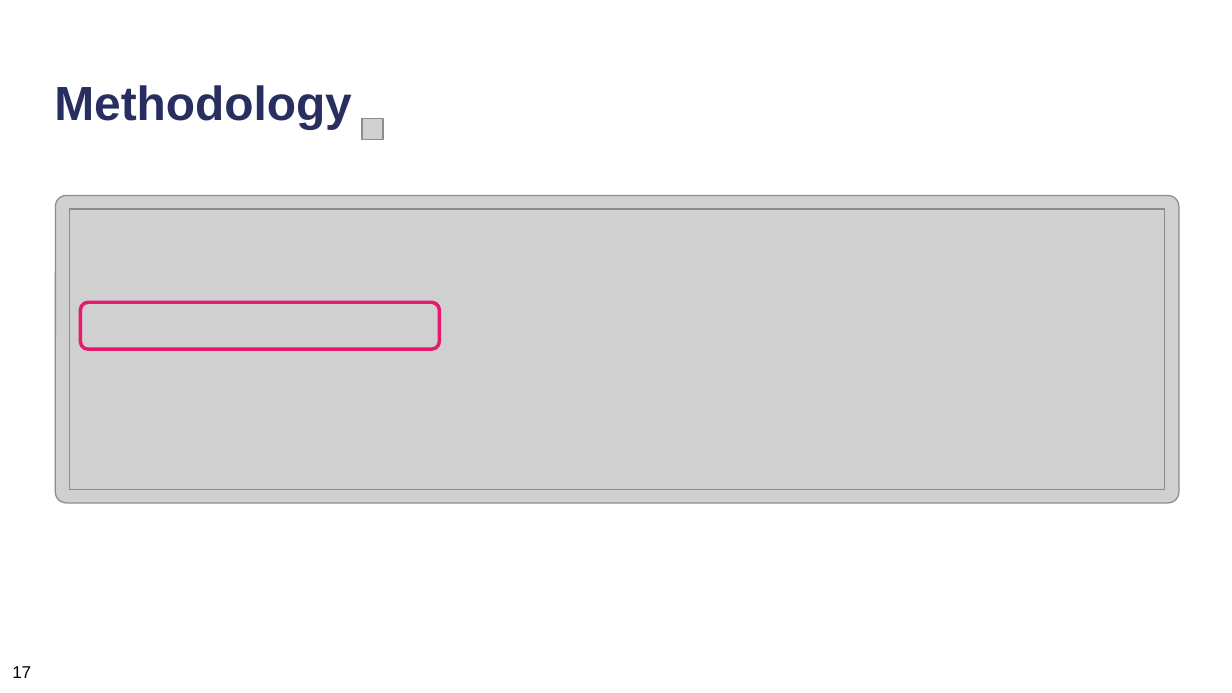
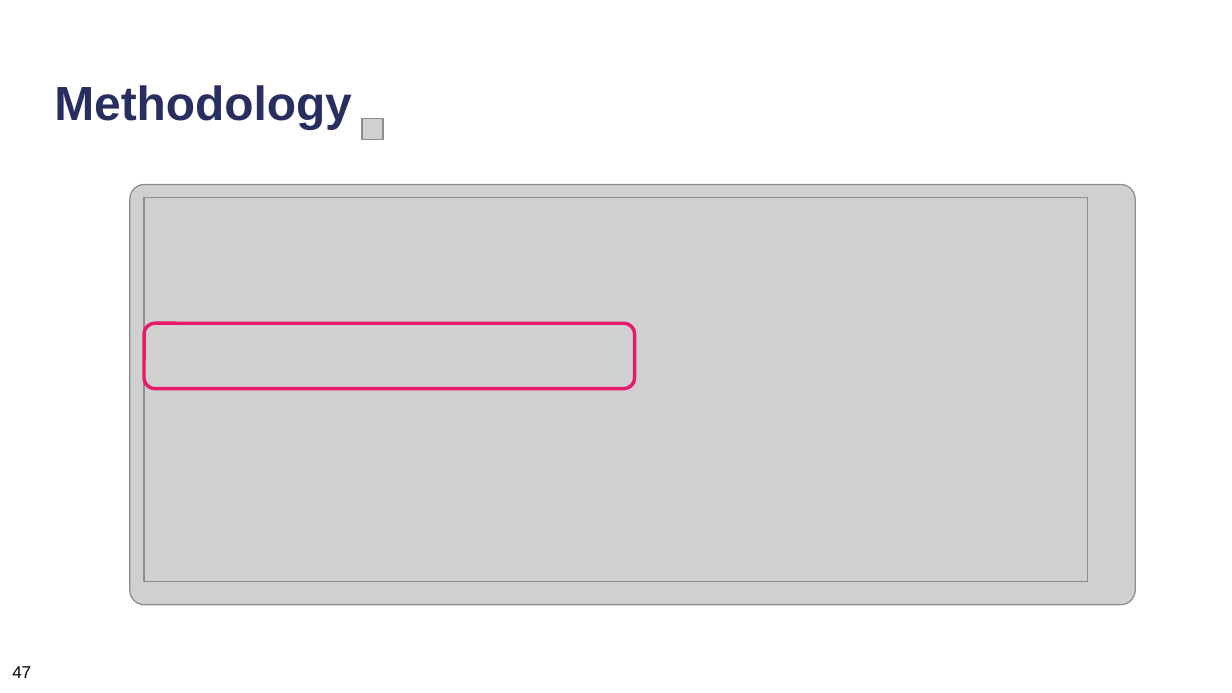
Before and after one commit to neubert-simon/auv-final-report, a slide deck: slide 68 of Final Presentation/ICS_Praesentationsfolien.pptx (slide 67 before the commit). Drawn at 1232x693 pixels with LibreOffice and Linux fonts; fonts in the diff are those of the drawing; grey boxes stand for pictures. Boxes give left, top, right and bottom in pixels: in the first picture for what was removed or moved away, otherwise in the second. Text is boxed around its words. In the diff, an @@ line names an element or a change of style, - is before the commit and + after.

```diff
--- a/Final Presentation/ICS_Praesentationsfolien.pptx
+++ b/Final Presentation/ICS_Praesentationsfolien.pptx
@@ picture: place and size @@
-picture at (55,196,1179,504)
+picture at (129,185,1135,605)
@@ picture: place and size @@
-picture at (70,209,1165,490)
+picture at (144,198,1088,582)
@@ rounded rectangle: place and size @@
-rounded rectangle at (80,302,439,349)
+rounded rectangle at (144,323,634,388)
@@ text at (12,666,31,678): text changed @@
-17
+47
```
Also in this commit, not shown: 60 other slides changed, 3 slides added, 2 slides removed, 10 other files.
